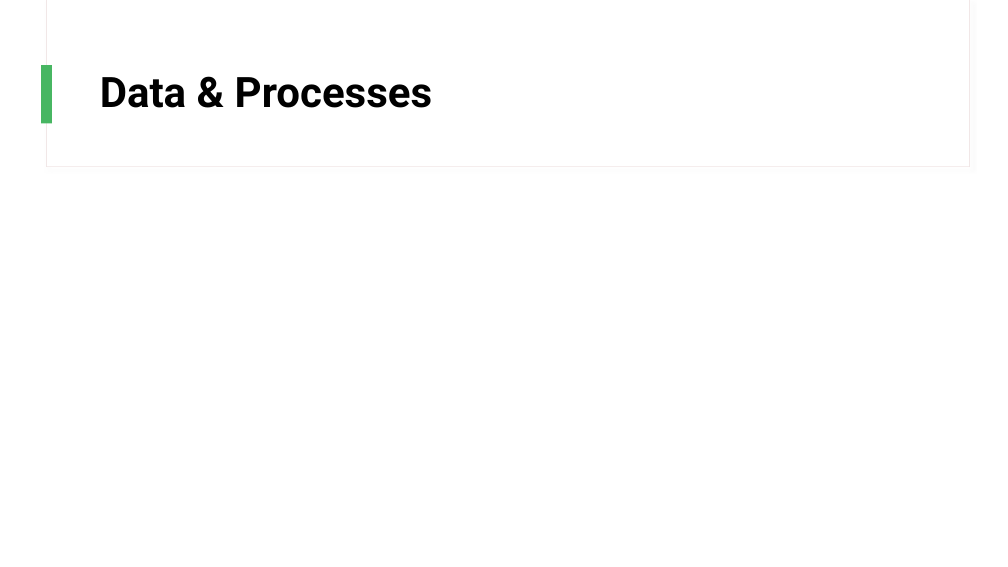
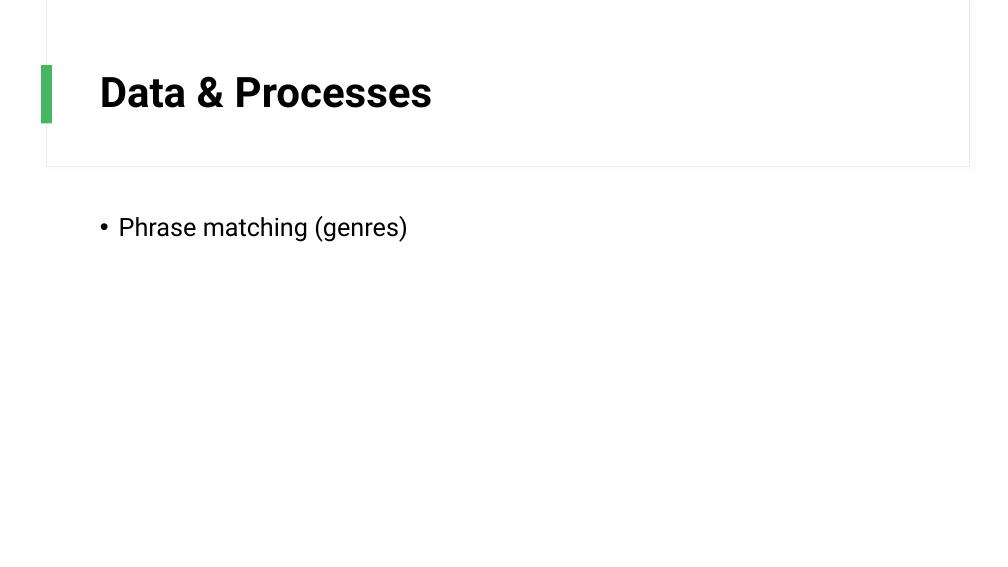
Before and after one commit to chan-chris/Metis_proj5, a slide deck: slide 4 of presentations/jazz_recs.pptx. Drawn at 1008x567 pixels with LibreOffice and Linux fonts; fonts in the diff are those of the drawing. Boxes give left, top, right and bottom in pixels: in the first picture for what was removed or moved away, otherwise in the second. Text is boxed around its words. In the diff, an @@ line names an element or a change of style, - is before the commit and + after.

```diff
--- a/presentations/jazz_recs.pptx
+++ b/presentations/jazz_recs.pptx
@@ text added at (x1=119, y1=216, x2=408, y2=242), 24 pt, text #000000 @@
+• Phrase matching (genres)
```
Also in this commit, not shown: 3 other slides changed, 6 slides added, 2 slides removed, 11 other files.
